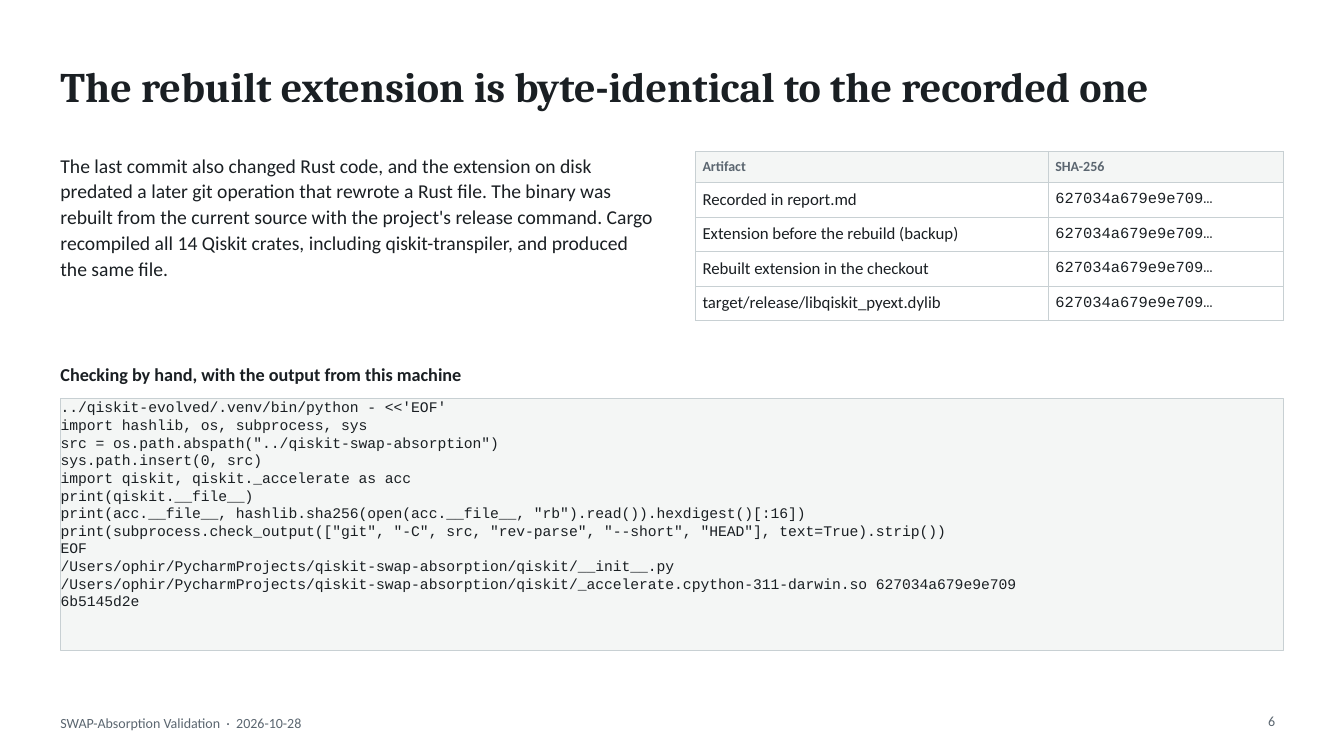
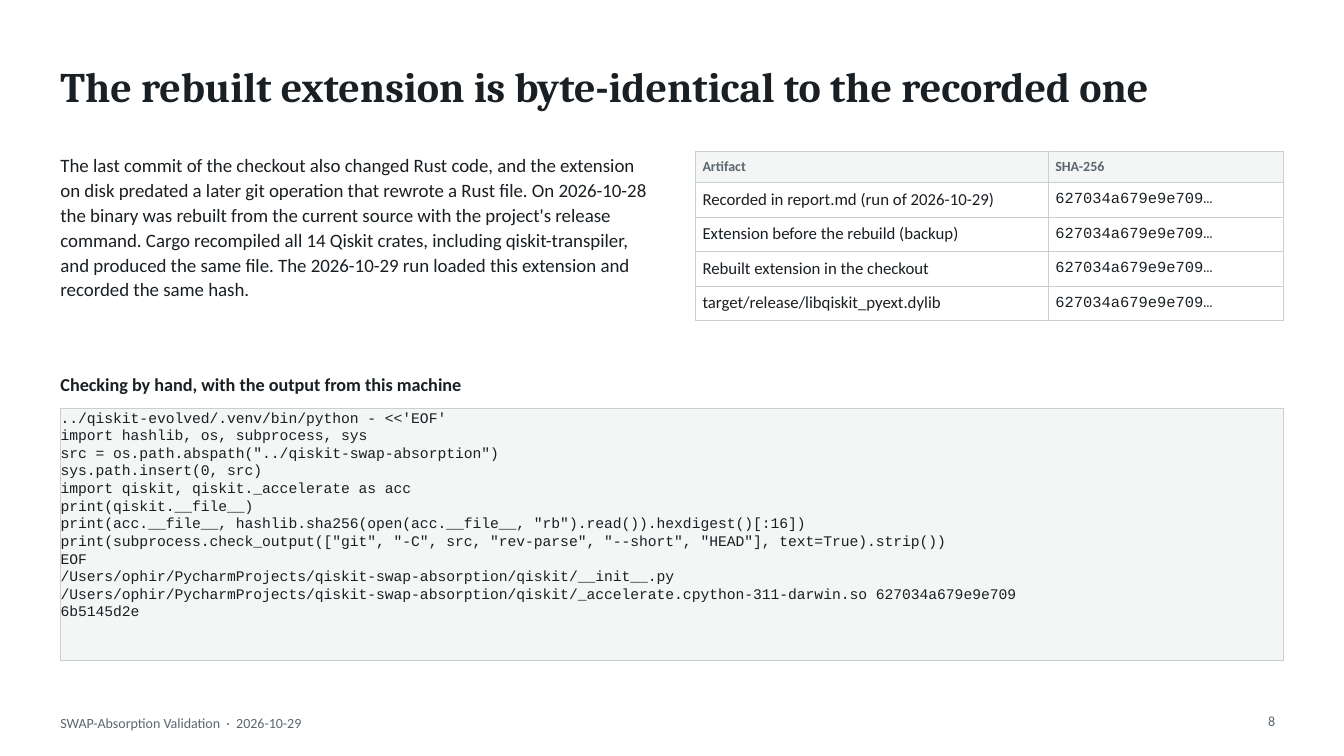
Before and after one commit to AI-native-Systems-Research/qiskit-swap-asbsorption-validation, a slide deck: slide 8 of swap_absorption_validation.pptx (slide 6 before the commit). Drawn at 1344x756 pixels with LibreOffice and Linux fonts; fonts in the diff are those of the drawing. Boxes give left, top, right and bottom in pixels: in the first picture for what was removed or moved away, otherwise in the second. Text is boxed around its words. In the diff, an @@ line names an element or a change of style, - is before the commit and + after.

Commit message:
Fixes in the report

```diff
--- a/swap_absorption_validation.pptx
+++ b/swap_absorption_validation.pptx
@@ text at bbox=[60, 159, 647, 296]: text changed; size 14 to 13.5 pt @@
-The last commit also changed Rust code, and the extension on disk predated a later git operation that rewrote a Rust file. The binary was rebuilt from the current source with the project's release command. Cargo recompiled all 14 Qiskit crates, including qiskit-transpiler, and produced the same file.
+The last commit of the checkout also changed Rust code, and the extension on disk predated a later git operation that rewrote a Rust file. On 2026-10-28 the binary was rebuilt from the current source with the project's release command. Cargo recompiled all 14 Qiskit crates, including qiskit-transpiler, and produced the same file. The 2026-10-29 run loaded this extension and recorded the same hash.
@@ table at bbox=[696, 151, 1284, 315] @@
-row 2, column 1: Recorded in report.md
+row 2, column 1: Recorded in report.md (run of 2026-10-29)
@@ text "Checking by hand, with the ...": place and size @@
-text "Checking by hand, with the ..." at bbox=[60, 368, 461, 384]
+text "Checking by hand, with the ..." at bbox=[60, 378, 461, 394]
@@ rectangle "../qiskit-evolved/.venv/bin/python - <<'EOF'": place and size @@
-rectangle "../qiskit-evolved/.venv/bin/python - <<'EOF'" at bbox=[60, 398, 1284, 650]
+rectangle "../qiskit-evolved/.venv/bin/python - <<'EOF'" at bbox=[60, 408, 1284, 660]
@@ text at bbox=[60, 718, 301, 730]: text changed @@
-SWAP-Absorption Validation · 2026-10-28
+SWAP-Absorption Validation · 2026-10-29
@@ page number at bbox=[1268, 716, 1275, 726]: text changed @@
-6
+8
```
Also in this commit, not shown: 16 other slides changed, 3 slides added, 1 slide removed, 5 other files.
